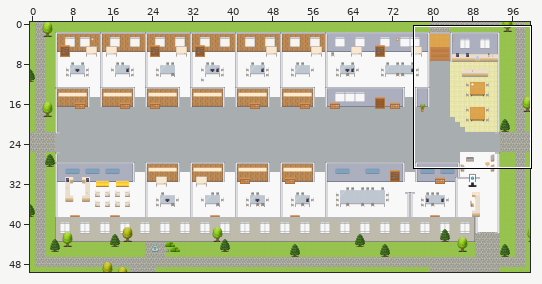
Two versions of a level (Tiled map (JSON), maps/PH-Customer-Engagement-Platform-Event-P2P-Engagement.tmj). The picture above shows the old version from afar; the outline marks the close-up.
Close-up. Earlier state:
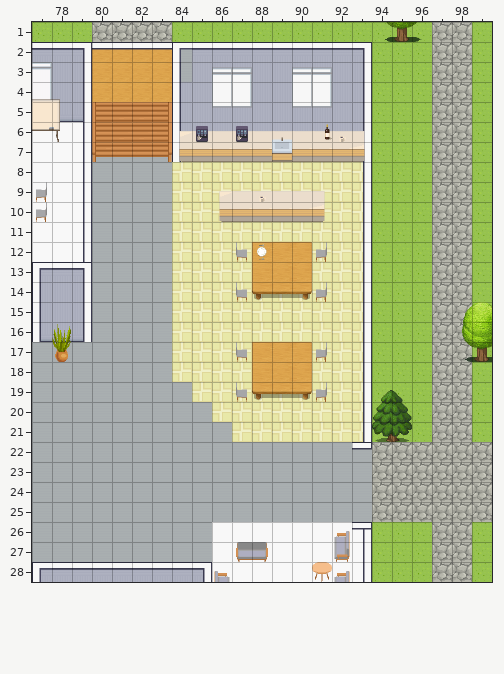
Cells are 32x32 px. Shown: x 77..99, y 1..28. The commit also changed other parts of the map, which this record leaves out.
After:
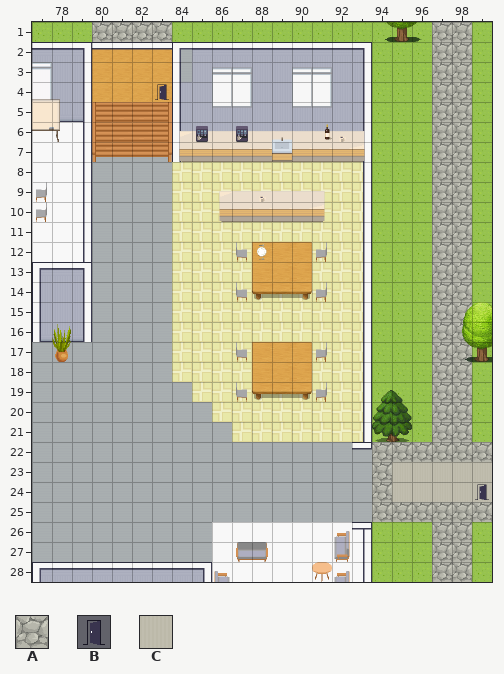
Key: from "Exterior": A 638; from "User_Zones": B 65; from "room2": C 328.
_ is an empty cell.
Edits made:
Layer "outside":
Tile C replaces tile A in rows 23 to 24 at x 95 to 99.
Layer "zones":
Tile B is added in row 4 at x 83; in row 24 at x 99.
Boxes around the changes in both close-ups, in picture pixels (x1, y1, x2, y2):
added: (155, 84, 169, 100)
changed: (392, 462, 492, 502)
